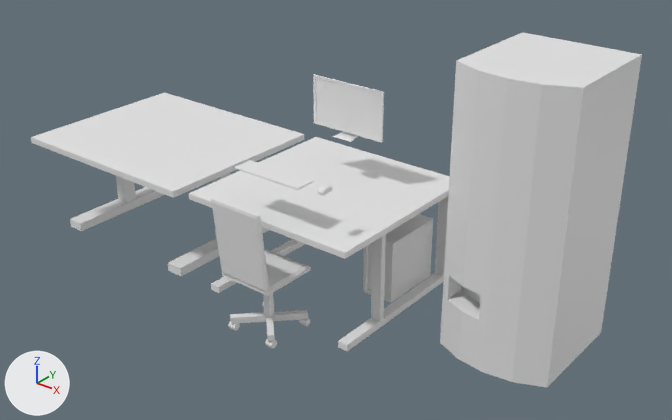
A saved change to the Blender file Stuff for artists to share among themselves/Enviroment/Game-jam-assets1.blend.
Before and after are seen from a 50 mm camera at (1.72, -7.84, 6.98) aimed at (-5.61, 1.32, 1.3). The lights are fixed; the arrows at lower left show +X, +Y and +Z.
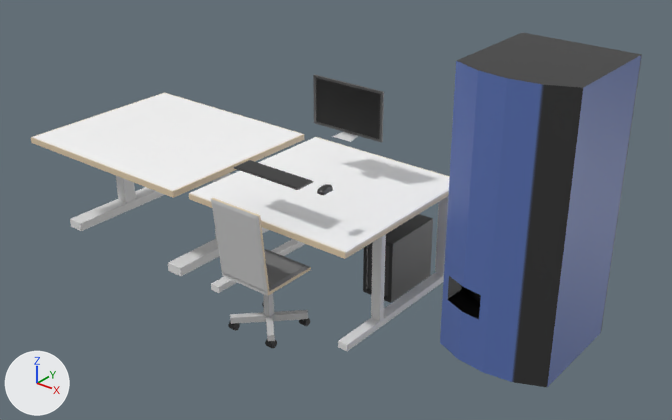
Where the newer file only moved an object's origin or applied its transform, the numbers keep the older frame.

Where the change shows, as pixel boxes (x1, y1, x2, y2) in the pictures (672 x 420 px):
'Cube.007', recoloured, surface changed: (440, 32, 642, 387) in both
'Cube', recoloured, surface changed: (189, 137, 450, 339) in both
'Cube.001', recoloured, surface changed: (31, 93, 305, 257) in both
'Cube.003', recoloured (grey to black): (313, 74, 384, 143) in both
'Cube.004', recoloured: (363, 214, 433, 303) in both
'Cube.002', recoloured (white to grey): (234, 160, 313, 190) in both
'Cube.005', recoloured: (317, 184, 333, 195) in both
part 1 of me_cube_008, recoloured: (211, 198, 311, 348) in both
part 3 of me_cube_002, surface changed: (31, 93, 305, 276) in both
part 4 of me_cube_003, surface changed: (189, 137, 450, 351) in both

What the commit changed:
Picture 'Misc Objects' (img_misc_objects) is new.
Material 'Material' (mat_material) is new.
Its texture is img_misc_objects.
Its roughness is 0.4.
me_cube_008 is used by ob_cube_006; location (-5.72, 0.0, 0.0); scale (0.085, 0.085, 0.407).
me_cube_008 had 132 vertices, 120 faces and spanned x -4.77..4.77, y -6.6..4.77, z 0.0..4.96.
me_cube_008 now has 136 vertices, 124 faces and spans x -4.77..4.77, y -6.6..4.77, z 0.0..4.96.
me_cube_008 part 1: 115 faces spanning x -4.77..4.77, y -6.6..4.77, z 0.0..4.96 switch from no material to mat_material (picture img_misc_objects).
me_cube_010 has 32 vertices, 30 faces and spans x -0.78..0.78, y -0.78..1.0, z 0.01..3.87.
me_cube_010 is used by ob_cube_007; location (-2.9, 1.67, 0.0).
me_cube_010 part 2: texture (UV) coordinates of 30 of 30 faces, centred in x -0.78..0.78, y -0.78..1.0, z 0.01..3.87, changed; they spanned u 0.12..0.88, v 0.0..1.0 and now span u 0.16..0.47, v 0.64..0.99.
me_cube_010 now uses material mat_material (picture img_misc_objects).
me_cube_002 has 40 vertices, 30 faces and spans x -27.6..27.6, y -1.8..45.1, z -26.8..-0.1.
me_cube_002 is used by ob_cube_001; location (-9.0, 0.0, 1.6); scale (0.0597, 0.0597, 0.0597).
me_cube_002 part 3: texture (UV) coordinates of 30 of 30 faces, centred in x -27.6..27.6, y -1.8..45.1, z -26.8..-0.1, changed; they spanned u 0.12..0.88, v 0.0..1.0 and now span u 0.01..0.65, v 0.7..1.0.
me_cube_002 now uses material mat_material (picture img_misc_objects).
me_cube_003 has 56 vertices, 42 faces and spans x -17.8..17.8, y 0.0..35.6, z 0.0..20.6.
me_cube_003 is used by ob_cube; location (-5.78, 0.0, 0.0); scale (0.0769, 0.0769, 0.0769).
me_cube_003 part 4: texture (UV) coordinates of 42 of 42 faces, centred in x -17.8..17.8, y 0.0..35.6, z 0.0..20.6, changed; they spanned u 0.12..0.88, v 0.0..1.0 and now span u 0.01..0.99, v 0.83..1.0.
me_cube_003 now uses material mat_material (picture img_misc_objects).
me_cube_004 has 16 vertices, 14 faces and spans x -17.5..17.5, y 0.1..9.9, z 0.2..0.9.
me_cube_004 now uses material mat_material (picture img_misc_objects).
me_cube_005 has 40 vertices, 38 faces and spans x -18.6..18.6, y -0.1..7.9, z -1.0..23.1.
me_cube_005 now uses material mat_material (picture img_misc_objects).
me_cube_006 has 24 vertices, 22 faces and spans x -0.251..0.251, y -0.008..1.0, z 0.004..0.951.
me_cube_006 now uses material mat_material (picture img_misc_objects).
me_cube_007 has 66 vertices, 64 faces and spans x -0.62..0.62, y -1.15..1.24, z 0.0..0.94.
me_cube_007 now uses material mat_material (picture img_misc_objects).
